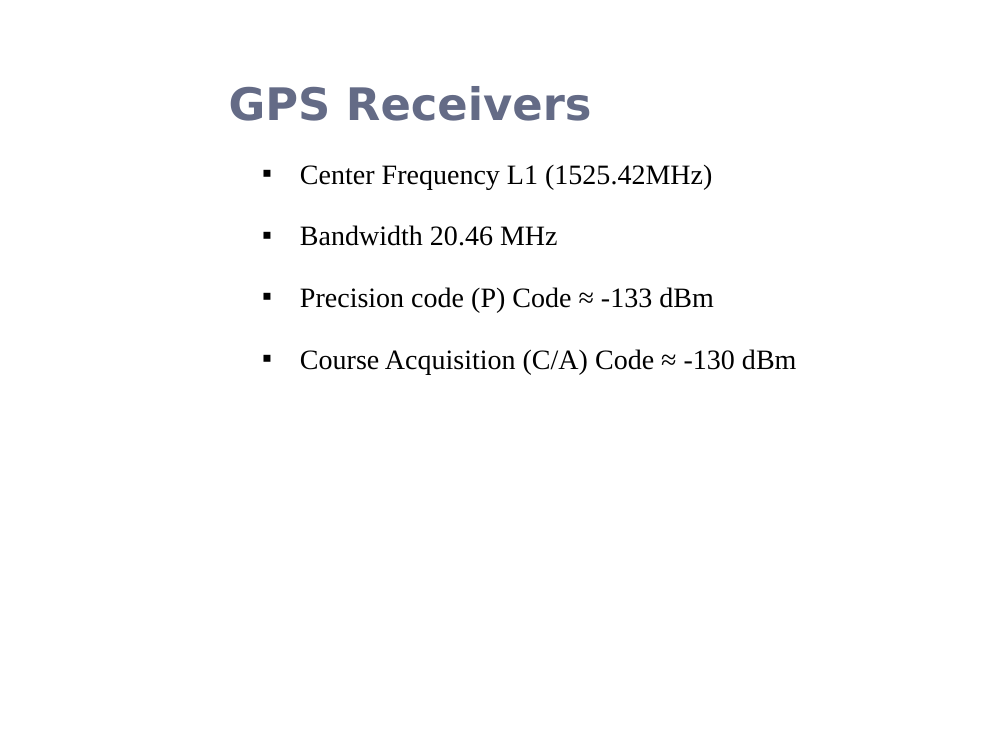
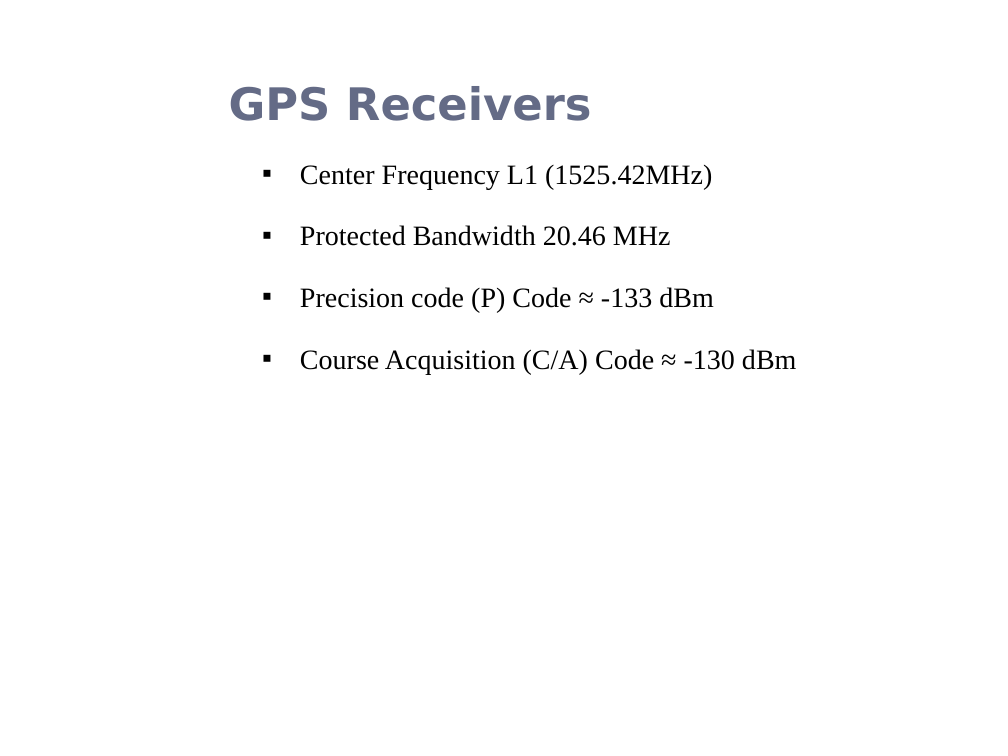
Before and after one commit to esayers/capstone-schwarz, a slide deck: slide 2 of Documentation/GPS Jamming Presentation.pptx. Drawn at 1008x756 pixels with LibreOffice and Linux fonts; fonts in the diff are those of the drawing; background and template pictures are left out. Boxes give left, top, right and bottom in pixels: in the first picture for what was removed or moved away, otherwise in the second. Text is boxed around its words. In the diff, an @@ line names an element or a change of style, - is before the commit and + after.

```diff
--- a/Documentation/GPS Jamming Presentation.pptx
+++ b/Documentation/GPS Jamming Presentation.pptx
@@ text at <box>300,225,671,246</box>: text changed @@
-▪ Bandwidth 20.46 MHz
+▪ Protected Bandwidth 20.46 MHz
```
Also in this commit, not shown: 5 other slides changed, 1 slide added, 1 slide removed, 2 other files.
